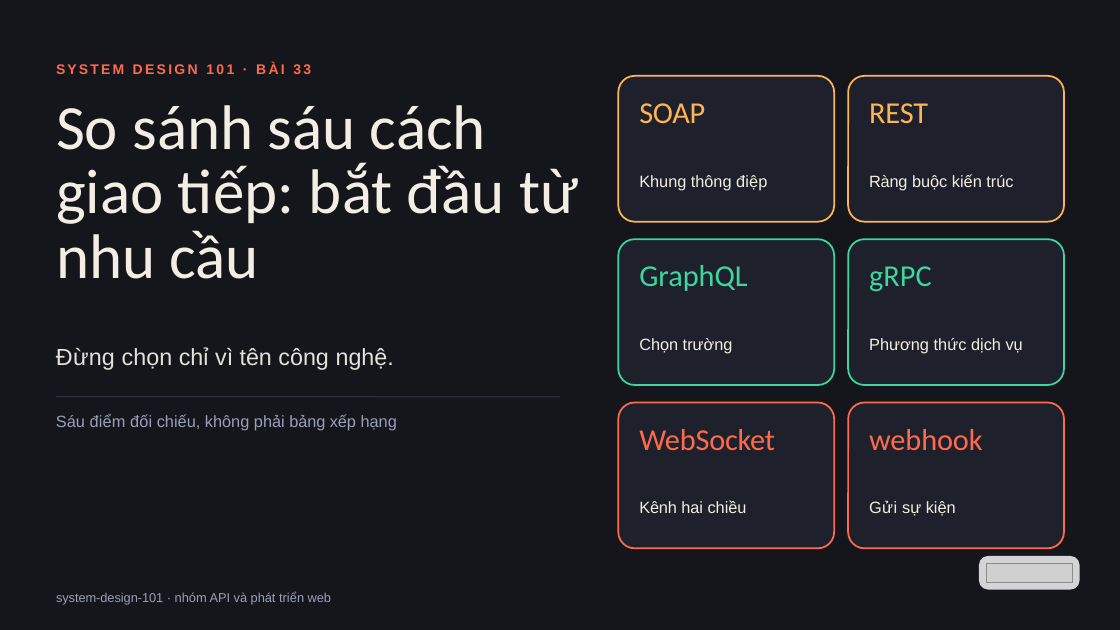
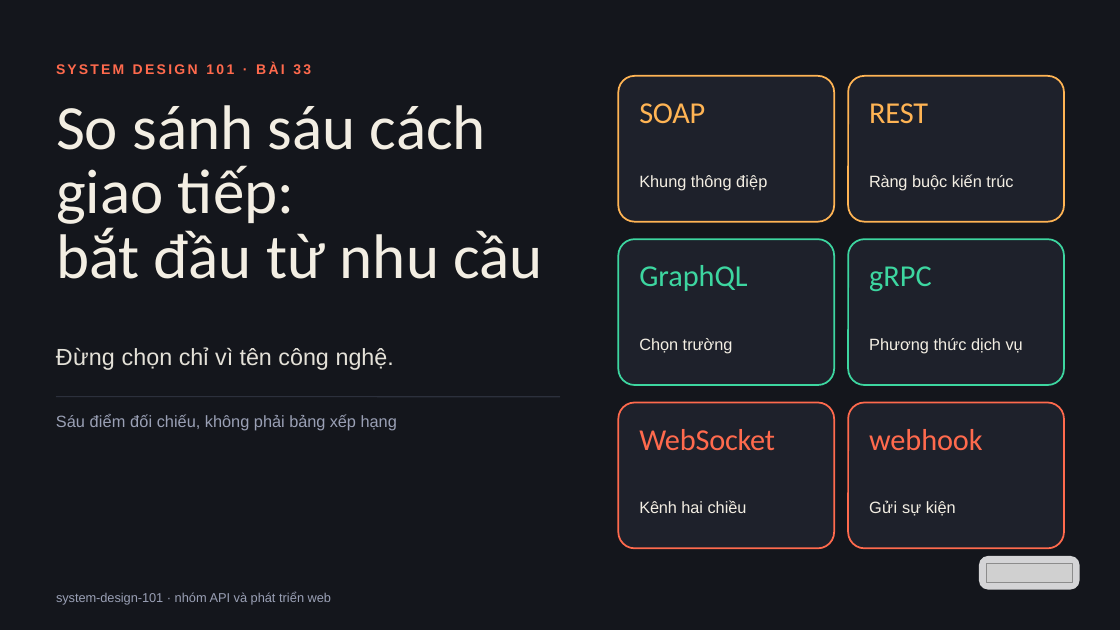
Before and after one commit to vohoailinh90/tool-marketing-studio, a slide deck: slide 1 of system-design-101/vi/lessons/sd-01-033/slides/sd-01-033.pptx. Drawn at 1120x630 pixels with LibreOffice and Linux fonts; fonts in the diff are those of the drawing; grey boxes stand for pictures. Boxes give left, top, right and bottom in pixels: in the first picture for what was removed or moved away, otherwise in the second. Text is boxed around its words. In the diff, an @@ line names an element or a change of style, - is before the commit and + after.

```diff
--- a/system-design-101/vi/lessons/sd-01-033/slides/sd-01-033.pptx
+++ b/system-design-101/vi/lessons/sd-01-033/slides/sd-01-033.pptx
@@ text at (x1=56, y1=105, x2=542, y2=279): text changed @@
-So sánh sáu cách giao tiếp: bắt đầu từ nhu cầu
+So sánh sáu cách giao tiếp:
+bắt đầu từ nhu cầu
```
Also in this commit, not shown: 1 other file.
